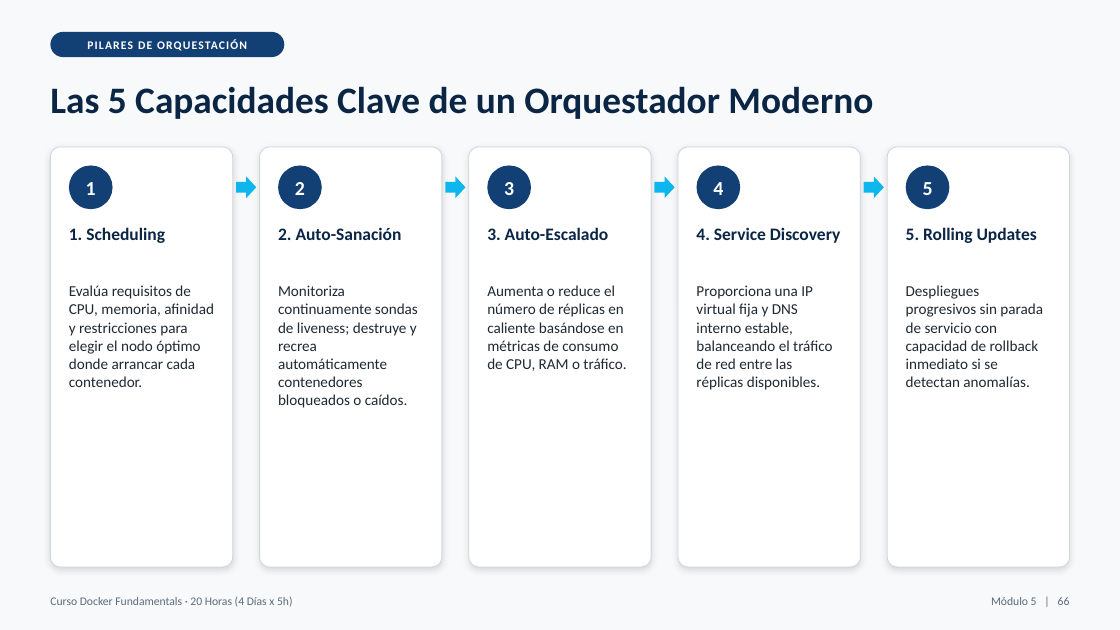
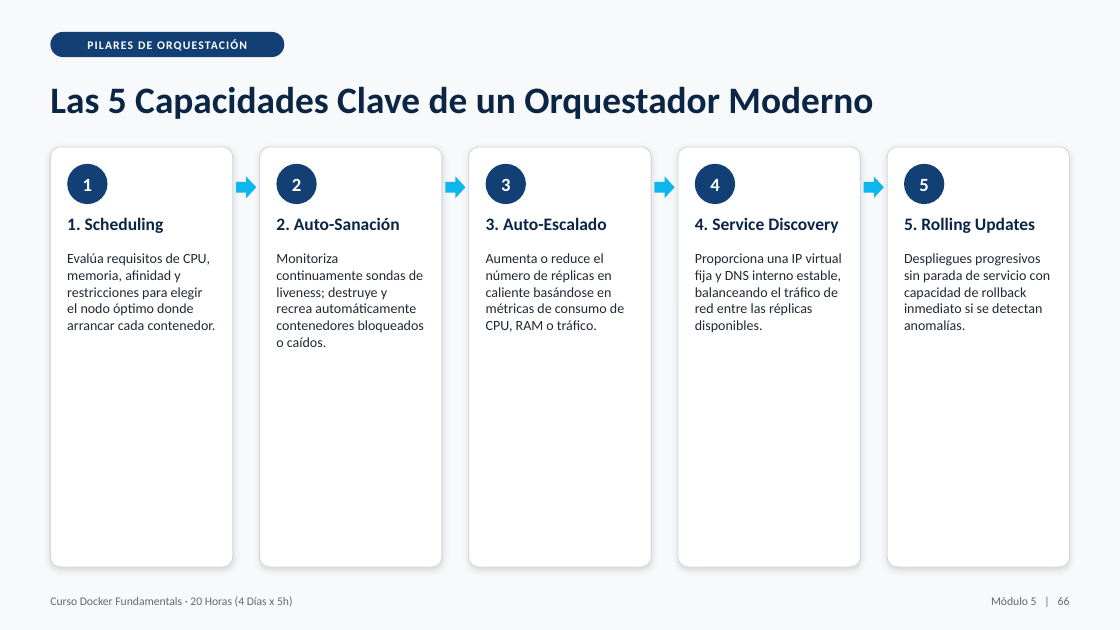
Before and after one commit to masalinas/training-docker-fundamentals, a slide deck: slide 66 of Docker_Fundamentals_20H.pptx. Drawn at 1120x630 pixels with LibreOffice and Linux fonts; fonts in the diff are those of the drawing. Boxes give left, top, right and bottom in pixels: in the first picture for what was removed or moved away, otherwise in the second. Text is boxed around its words. In the diff, an @@ line names an element or a change of style, - is before the commit and + after.

```diff
--- a/Docker_Fundamentals_20H.pptx
+++ b/Docker_Fundamentals_20H.pptx
@@ 4 ellipses: place and size @@
-4 ellipses at bbox=[69, 166, 949, 209]
+4 ellipses at bbox=[67, 164, 944, 204]
@@ size 17 to 16 pt in 5 elements at bbox=[710, 179, 719, 191], bbox=[919, 179, 928, 191], bbox=[83, 179, 92, 191], bbox=[292, 178, 301, 191], bbox=[501, 179, 510, 191] @@
@@ ellipse: place and size @@
-ellipse at bbox=[487, 166, 531, 209]
+ellipse at bbox=[486, 164, 526, 204]
@@ text "1. Scheduling": place and size @@
-text "1. Scheduling" at bbox=[69, 227, 165, 243]
+text "1. Scheduling" at bbox=[67, 217, 164, 233]
@@ text "2. Auto-Sanación": place and size @@
-text "2. Auto-Sanación" at bbox=[278, 227, 402, 240]
+text "2. Auto-Sanación" at bbox=[276, 217, 400, 230]
@@ text "3. Auto-Escalado": place and size @@
-text "3. Auto-Escalado" at bbox=[487, 227, 609, 240]
+text "3. Auto-Escalado" at bbox=[486, 217, 607, 230]
@@ text "4. Service Discovery": place and size @@
-text "4. Service Discovery" at bbox=[696, 227, 840, 243]
+text "4. Service Discovery" at bbox=[695, 217, 838, 233]
@@ text "5. Rolling Updates": place and size @@
-text "5. Rolling Updates" at bbox=[906, 227, 1037, 243]
+text "5. Rolling Updates" at bbox=[904, 217, 1035, 233]
@@ text "Evalúa requisitos de CPU, memoria, ...": place and size @@
-text "Evalúa requisitos de CPU, memoria, ..." at bbox=[69, 285, 214, 387]
+text "Evalúa requisitos de CPU, memoria, ..." at bbox=[67, 253, 216, 330]
@@ text "Monitoriza continuamente sondas de liveness; ...": place and size @@
-text "Monitoriza continuamente sondas de liveness; ..." at bbox=[278, 285, 418, 408]
+text "Monitoriza continuamente sondas de liveness; ..." at bbox=[276, 253, 424, 347]
@@ text "Aumenta o reduce el número ...": place and size @@
-text "Aumenta o reduce el número ..." at bbox=[487, 285, 626, 371]
+text "Aumenta o reduce el número ..." at bbox=[486, 253, 624, 332]
@@ text "Proporciona una IP virtual fija ...": place and size @@
-text "Proporciona una IP virtual fija ..." at bbox=[696, 285, 832, 390]
+text "Proporciona una IP virtual fija ..." at bbox=[695, 253, 842, 333]
@@ size 13 to 12 pt in 5 elements at bbox=[67, 253, 216, 330], bbox=[276, 253, 424, 347], bbox=[486, 253, 624, 332], bbox=[695, 253, 842, 333], bbox=[904, 253, 1051, 330] @@
@@ text "Despliegues progresivos sin parada de ...": place and size @@
-text "Despliegues progresivos sin parada de ..." at bbox=[906, 285, 1043, 387]
+text "Despliegues progresivos sin parada de ..." at bbox=[904, 253, 1051, 330]
```
Also in this commit, not shown: 36 other slides changed, 11 other files.
